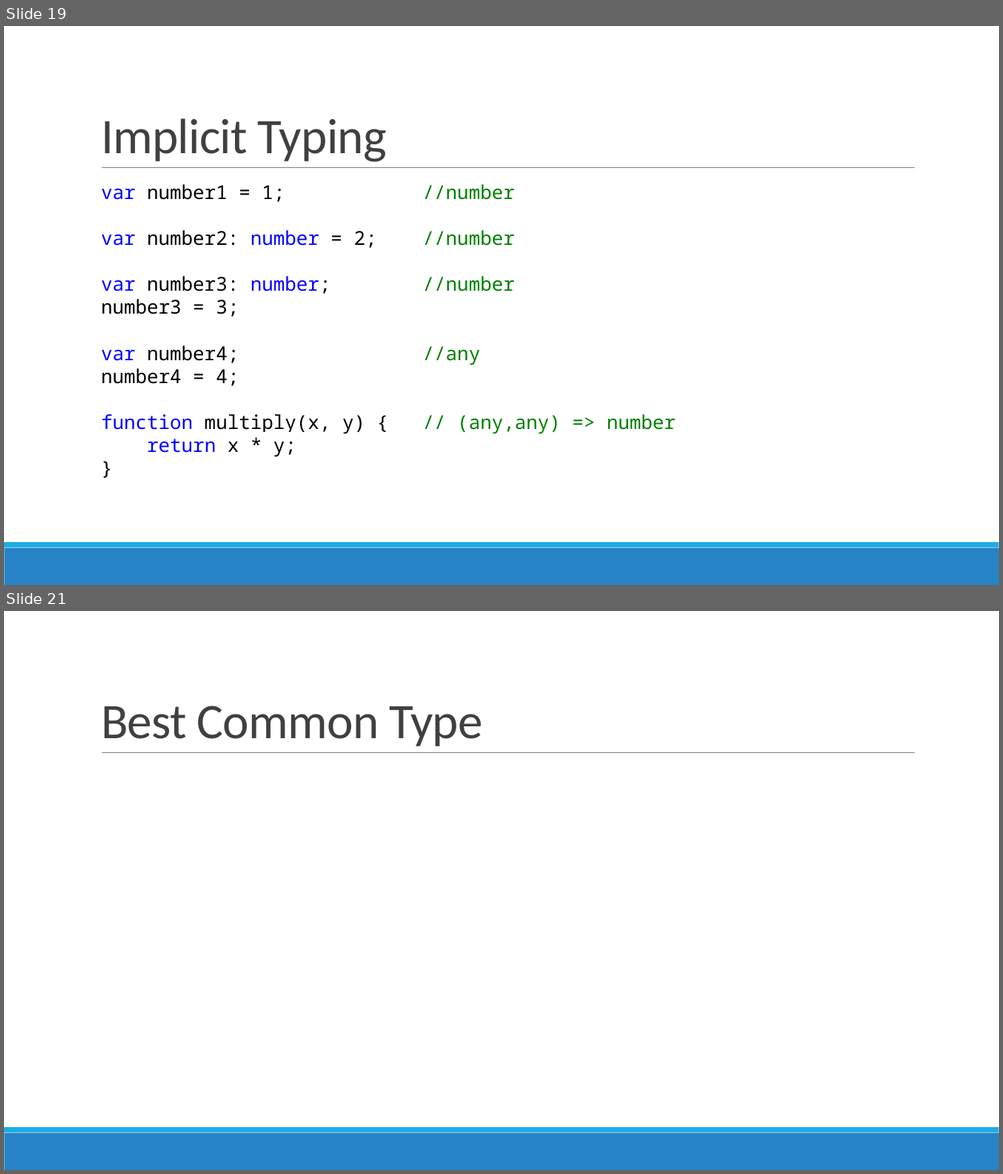
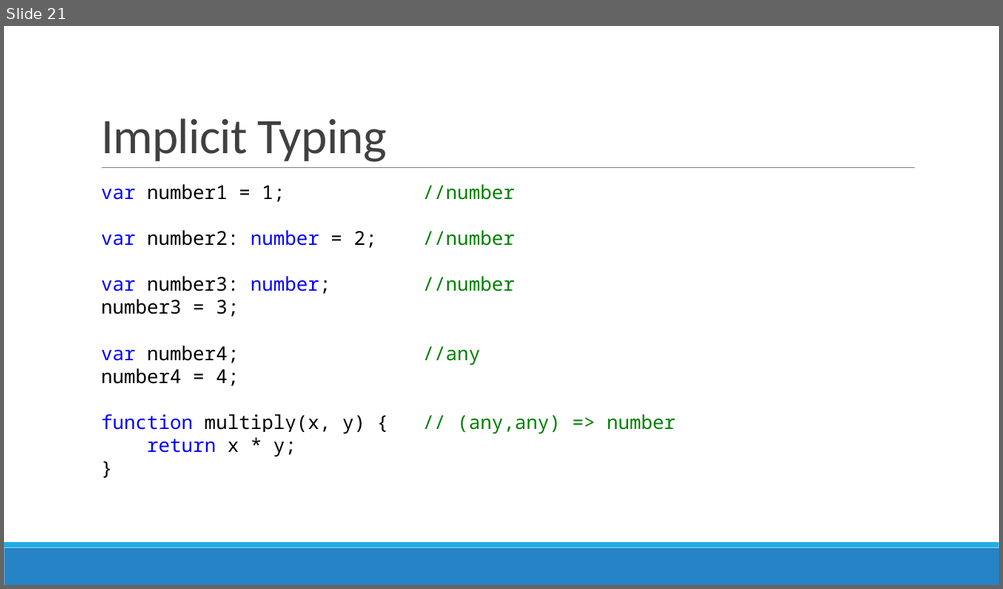
Before and after one commit to jacobladams/presentations, a slide deck: typescript/TypeScript - Beyond JavaScript.pptx. Shown one above the other, each under a label of ours: slides 19 and 21 before the commit, slide 21 after it; the slides between them are not shown. The pictures are 1003x1174 and 1003x589 pixels, drawn with LibreOffice and Linux fonts; fonts in the diff are those of the drawing. Boxes give left, top, right and bottom in pixels: in the first picture for what was removed or moved away, otherwise in the second. Text is boxed around its words. In the diff, an @@ line names an element or a change of style, - is before the commit and + after.

```diff
--- a/typescript/TypeScript - Beyond JavaScript.pptx
+++ b/typescript/TypeScript - Beyond JavaScript.pptx
@@ slide 21 removed at [4, 611, 999, 1170], background #FFFFFF; not listed: 3 template elements that a slide beside it also shows @@
@@ title removed at [101, 706, 483, 746] @@
-Best Common Type
@@ what was slide 19 is now slide 21 @@
```
Also in this commit, not shown: 8 slides changed, 3 slides added, 11 other slides removed, 2 other files.
